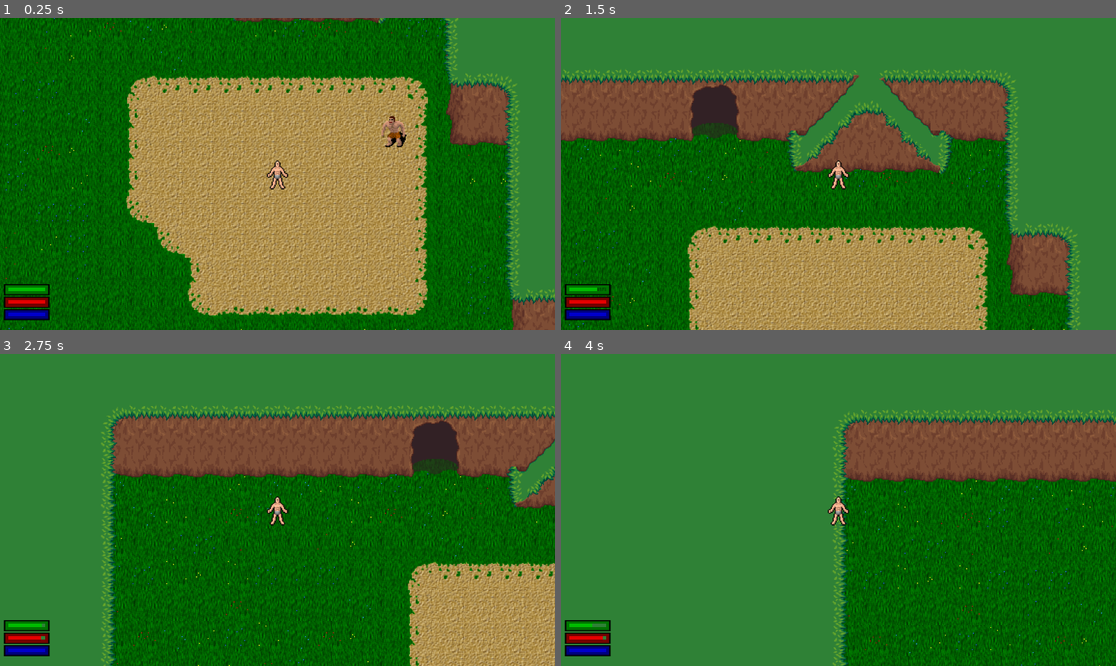
Above: before the commit, frames 1-4 (two rows, left to right).
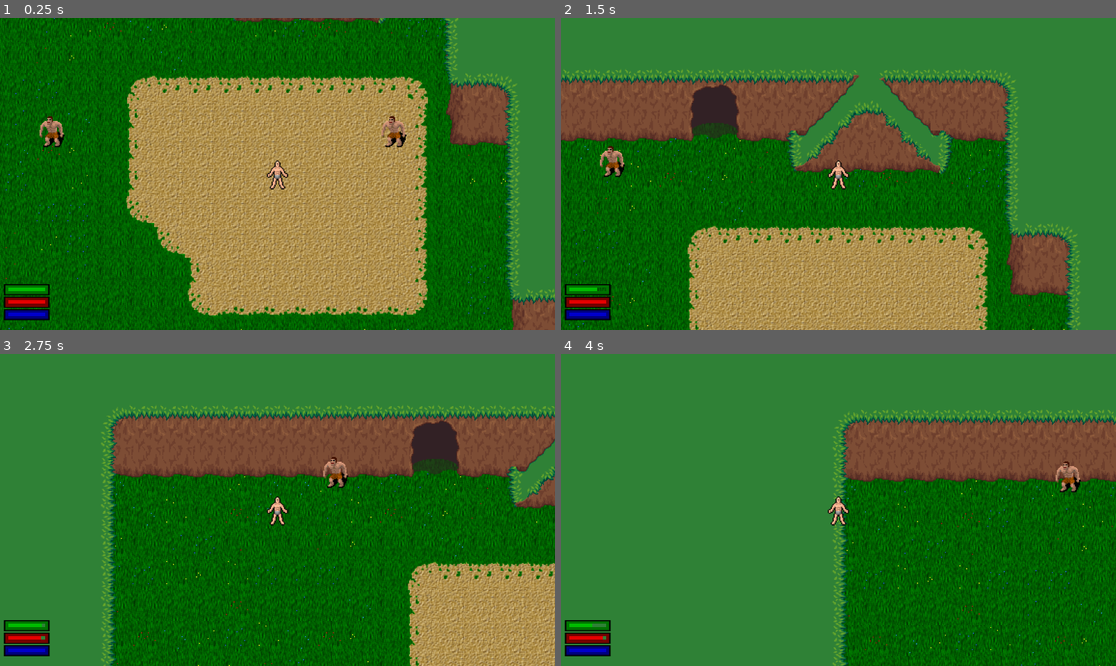
Above: after the commit, the same moments.

Repository: Origier/DungeonsAndDigital
Game: Godot game, scene res://Scenes/test_scene.tscn
Two runs of this game, one before a commit and one after it. Both use one fixed random seed, a clock stepped at 60 frames per second and the inputs below.
Inputs:
- Up to frame 1 (0.25 s): no input
- Up to frame 2 (1.5 s): tap Enter at 0.5 s; hold Up (ui_up) from 0.53 s (still down); tap Space (Dodge Roll) at 0.6 s; tap Shift (Sprint) at 1.35 s
- Up to frame 3 (2.75 s): release Up (ui_up) at 2.03 s; hold Left (ui_left) from 2.03 s (still down); tap ` (Test Key) at 2.1 s
- Up to frame 4 (4 s): tap Space (Dodge Roll) at 2.85 s; release Left (ui_left) at 3.53 s; hold Down (ui_down) from 3.53 s (still down); tap Shift (Sprint) at 3.6 s

The runs differ from the first frame. In frame 1, 0.3% of the frame differs, in the area x 7-12%, y 31-42%; in frame 2, 0.3%, in the area x 7-12%, y 40-52%; in frame 3, 0.3%; in frame 4, 0.3%.

Commit message:
refactor: updated the monsters AI to avoid running aimlessly into walls

Diff:
--- a/Game/Scenes/basic_enemy.tscn
+++ b/Game/Scenes/basic_enemy.tscn
@@ -35,6 +35,10 @@
 
 [node name="LineOfSightCone" parent="." instance=ExtResource("4_3aiq7")]
 
+[node name="SightRayCast" type="RayCast2D" parent="."]
+target_position = Vector2(0, 111)
+collision_mask = 2
+
 [connection signal="timeout" from="TravelDecisionTimer" to="." method="_on_travel_decision_timer_timeout"]
 [connection signal="timeout" from="RandomMovementTimer" to="." method="_on_random_movement_timer_timeout"]
 [connection signal="body_entered" from="LineOfSightCone" to="." method="_on_line_of_sight_cone_body_entered"]
--- a/Game/Scenes/player.tscn
+++ b/Game/Scenes/player.tscn
@@ -5,6 +5,7 @@
 [ext_resource type="PackedScene" uid="uid://dr76hdscuxgm7" path="res://Scenes/stat_block.tscn" id="3_8hov5"]
 
 [node name="Player" type="CharacterBody2D"]
+collision_mask = 2
 script = ExtResource("1_eaonk")
 
 [node name="StatBlock" parent="." groups=["PlayerStats"] instance=ExtResource("3_8hov5")]
--- a/Game/Scenes/test_scene.tscn
+++ b/Game/Scenes/test_scene.tscn
@@ -16,7 +16,6 @@
 
 [node name="Player" parent="." instance=ExtResource("1_fkm6i")]
 z_index = 10
-collision_mask = 2
 
 [node name="PlayerCamera" type="Camera2D" parent="." node_paths=PackedStringArray("player")]
 zoom = Vector2(2, 2)
@@ -104,5 +103,12 @@
 
 [node name="BasicEnemy" parent="." instance=ExtResource("10_hxq5w")]
 position = Vector2(121, -44)
-collision_layer = 4
-collision_mask = 2
+
+[node name="BasicEnemy2" parent="." instance=ExtResource("10_hxq5w")]
+position = Vector2(-163, 205)
+
+[node name="BasicEnemy3" parent="." instance=ExtResource("10_hxq5w")]
+position = Vector2(-234, -44)
+
+[node name="BasicEnemy4" parent="." instance=ExtResource("10_hxq5w")]
+position = Vector2(121, 188)
--- a/Game/Scripts/basic_enemy.gd
+++ b/Game/Scripts/basic_enemy.gd
@@ -43,21 +43,80 @@
 		x_dir = 0.0
 
 	direction_of_travel = Vector2(x_dir, y_dir).normalized()
+	# Look in the direction of travel to determine if it is clear to travel
+	_update_direction_from_sight()
+
 	moving_randomly = true
+	# Change direciton for line of sight
+	_update_line_of_sight_rotation()
+	$RandomMovementTimer.start()
 
-	# Change direciton for line of sight
+# Updates the direction of travel based on if the monster can see walls nearby
+func _update_direction_from_sight():
+	_update_ray_cast_rotation()
+	print(direction_of_travel)
+	print($SightRayCast.rotation_degrees)
+	# If not, flip the direction of travel
+	if $SightRayCast.is_colliding():
+		_flip_direction()
+		_update_ray_cast_rotation()
+		print(direction_of_travel)
+		print($SightRayCast.rotation_degrees)
+	# If still colliding, try the other axis
+	if $SightRayCast.is_colliding():
+		if abs(direction_of_travel.x) == 1.0:
+			direction_of_travel = Vector2(0.0, 1.0)
+		else:
+			direction_of_travel = Vector2(1.0, 0.0)
+		_update_ray_cast_rotation()
+	# Once again, if still colliding flip the direciton again
+	if $SightRayCast.is_colliding():
+		_flip_direction()
+		_update_ray_cast_rotation()
+	# Finally, if still colliding then the enemy is boxed in, should delete itself since it cant go anywhere
+	if $SightRayCast.is_colliding():
+		queue_free()
+
+# Flips the direction of travel
+func _flip_direction():
+	if direction_of_travel.x == 1.0:
+		direction_of_travel.x = -1.0
+	elif direction_of_travel.y == 1.0:
+		direction_of_travel.y = -1.0
+	elif direction_of_travel.x == -1.0:
+		direction_of_travel.x = 1.0
+	else:
+		direction_of_travel.y = 1.0
+
+func _update_line_of_sight_rotation():
 	# Going down
-	if x_dir == 0.0 and y_dir > 0.0:
+	if direction_of_travel.x == 0.0 and direction_of_travel.y > 0.0:
 		$LineOfSightCone.set_rotation(0.0)
 	# Going left
-	elif x_dir < 0.0 and y_dir == 0.0:
+	elif direction_of_travel.x < 0.0 and direction_of_travel.y == 0.0:
 		$LineOfSightCone.set_rotation(0.5 * PI)
 	# Going up
-	elif x_dir == 0.0 and y_dir < 0.0:
+	elif direction_of_travel.x == 0.0 and direction_of_travel.y < 0.0:
 		$LineOfSightCone.set_rotation(PI)
 	else:
 		$LineOfSightCone.set_rotation(1.5 * PI)
-	$RandomMovementTimer.start()
+
+# Updates the direction the ray cast is pointing based on which way the monster will travel
+func _update_ray_cast_rotation():
+	if direction_of_travel.x == 0.0 and direction_of_travel.y > 0.0:
+		$SightRayCast.set_rotation(0.0)
+		$SightRayCast.force_raycast_update()
+	# Going left
+	elif direction_of_travel.x < 0.0 and direction_of_travel.y == 0.0:
+		$SightRayCast.set_rotation(0.5 * PI)
+		$SightRayCast.force_raycast_update()
+	# Going up
+	elif direction_of_travel.x == 0.0 and direction_of_travel.y < 0.0:
+		$SightRayCast.set_rotation(PI)
+		$SightRayCast.force_raycast_update()
+	else:
+		$SightRayCast.set_rotation(1.5 * PI)
+		$SightRayCast.force_raycast_update()
 
 # Procs the decision to travel a specific direction
 func _on_travel_decision_timer_timeout():
